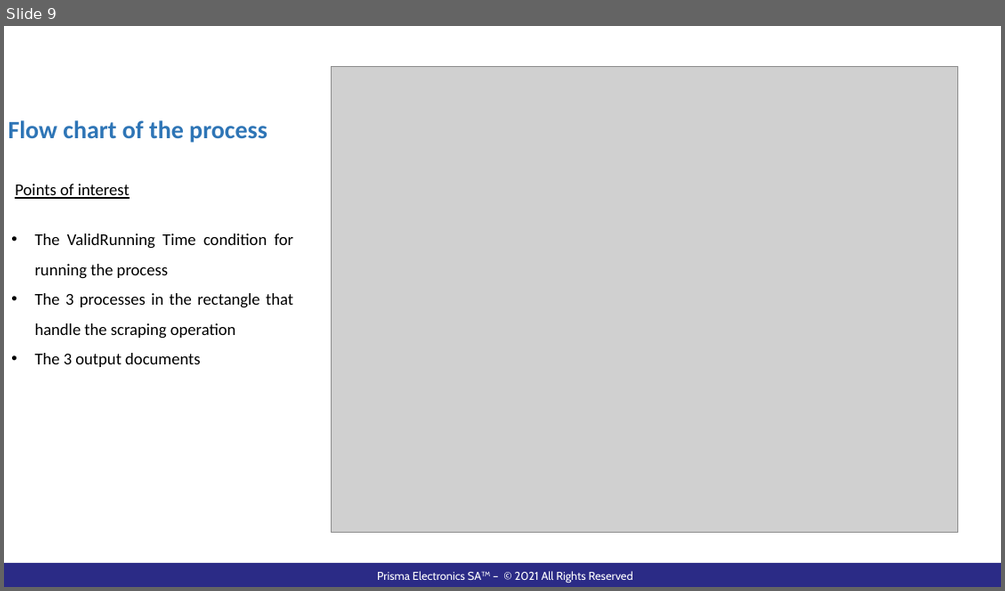
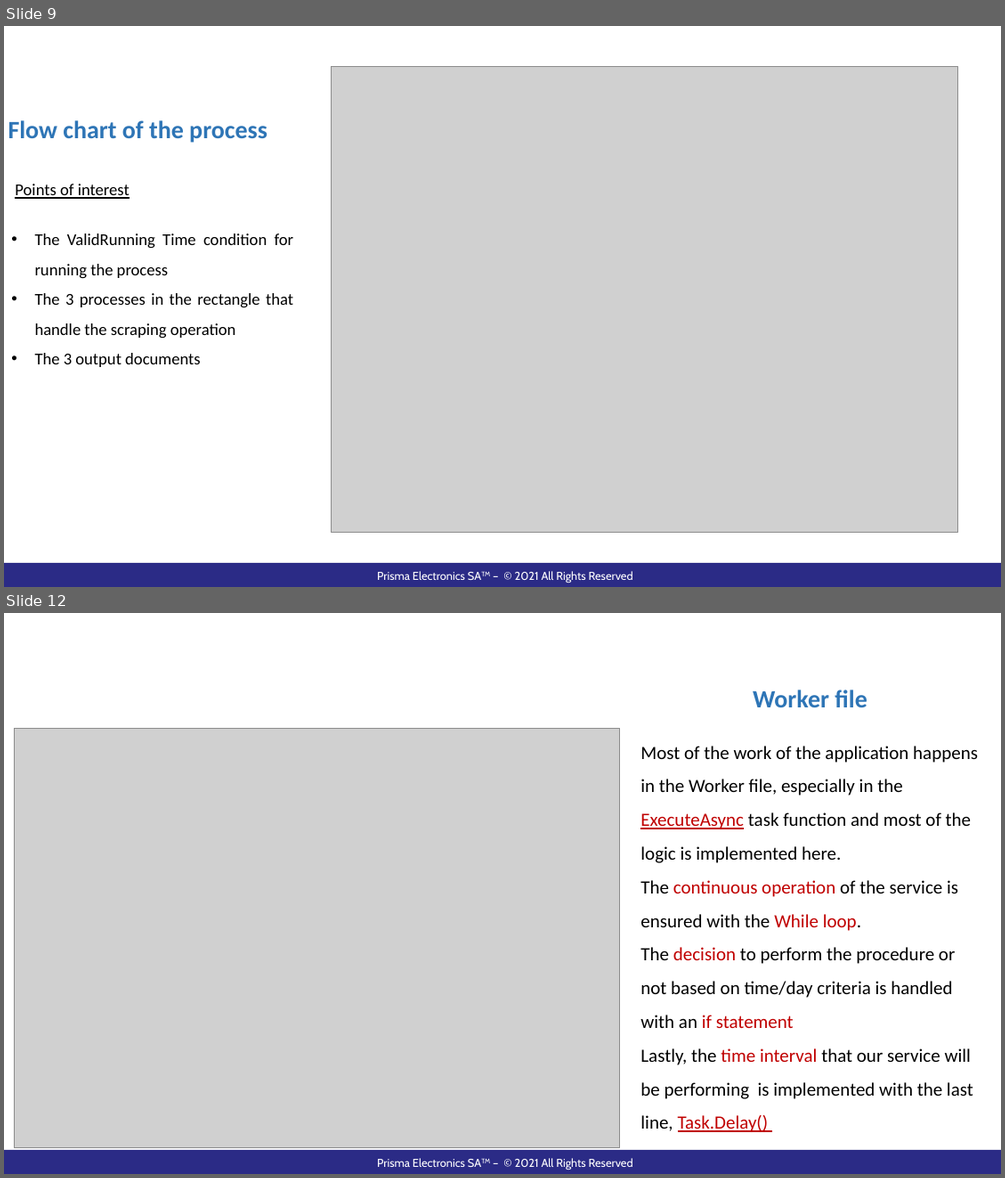
Before and after one commit to pazo0z0o/WorkRelatedLearning, a slide deck: ShipBunkerWindowsService/Documentation/WebScraperPresentation.pptx. Shown one above the other, each under a label of ours: slide 9 before the commit, slides 9 and 12 after it; the slides between them are not shown. The pictures are 1005x591 and 1005x1178 pixels, drawn with LibreOffice and Linux fonts; fonts in the diff are those of the drawing; grey boxes stand for pictures; background and template pictures are left out. Boxes give left, top, right and bottom in pixels: in the first picture for what was removed or moved away, otherwise in the second. Text is boxed around its words. In the diff, an @@ line names an element or a change of style, - is before the commit and + after.

```diff
--- a/ShipBunkerWindowsService/Documentation/WebScraperPresentation.pptx
+++ b/ShipBunkerWindowsService/Documentation/WebScraperPresentation.pptx
@@ slide 12 added at box(4, 613, 1001, 1174), background #FFFFFF; not listed: 2 template elements that a slide beside it also shows @@
@@ text added at box(752, 690, 866, 707), 24 pt, text #2E75B6, bold @@
+Worker file
@@ picture added at box(15, 728, 619, 1149) @@
@@ text added at box(640, 746, 978, 1132), 18 pt, text #000000 @@
+Most of the work of the application happens in the Worker file, especially in the ExecuteAsync task function and most of the logic is implemented here.
+The continuous operation of the service is ensured with the While loop.
+The decision to perform the procedure or not based on time/day criteria is handled
+with an if statement
+Lastly, the time interval that our service will be performing is implemented with the last line, Task.Delay()
```
Also in this commit, not shown: 3 slides changed, 3 other slides added, 1 other file.
